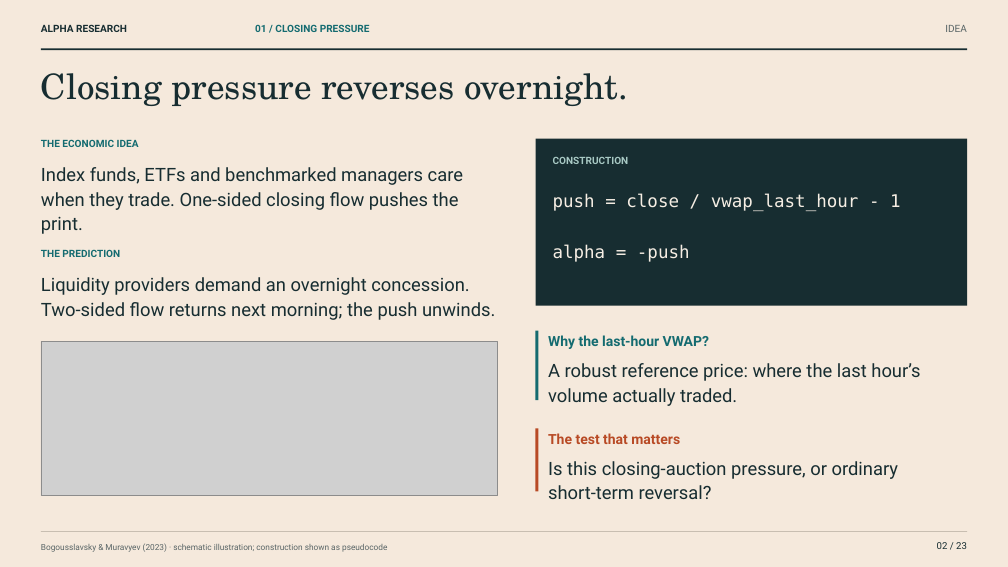
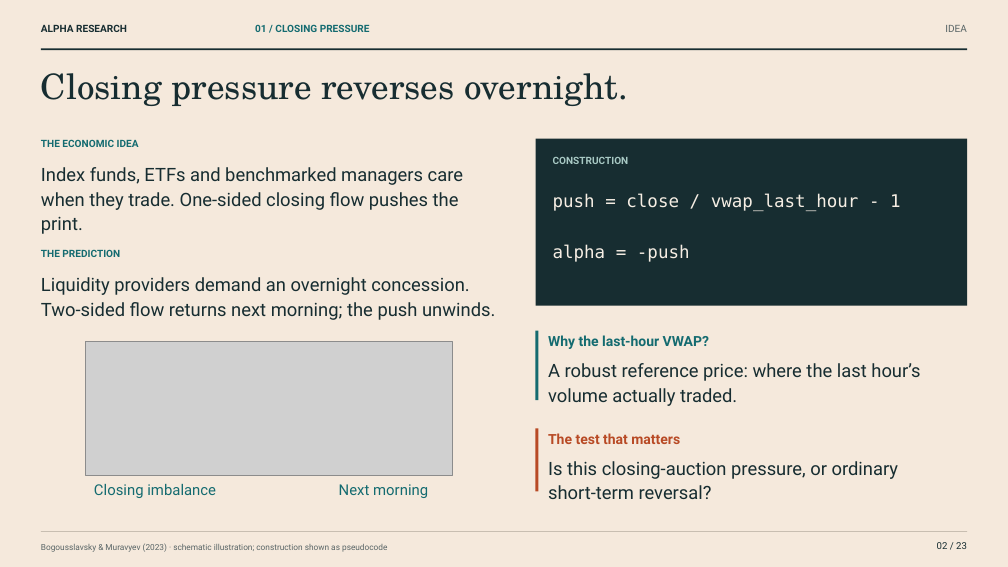
Before and after one commit to Al-lenZ/presentation-deck, a slide deck: slide 2 of deliverables/alpha-research.pptx. Drawn at 1008x567 pixels with LibreOffice and Linux fonts; fonts in the diff are those of the drawing; grey boxes stand for pictures. Boxes give left, top, right and bottom in pixels: in the first picture for what was removed or moved away, otherwise in the second. Text is boxed around its words. In the diff, an @@ line names an element or a change of style, - is before the commit and + after.

```diff
--- a/deliverables/alpha-research.pptx
+++ b/deliverables/alpha-research.pptx
@@ picture: place and size @@
-picture at bbox=[41, 341, 498, 496]
+picture at bbox=[86, 341, 453, 476]
@@ text added at bbox=[94, 484, 216, 498], 17 pt, text #146B70 @@
+Closing imbalance
@@ text added at bbox=[339, 484, 428, 498], 17 pt, text #146B70 @@
+Next morning
```
Also in this commit, not shown: 8 other slides changed, 7 other files.
